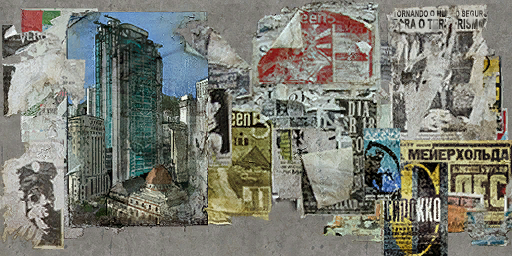
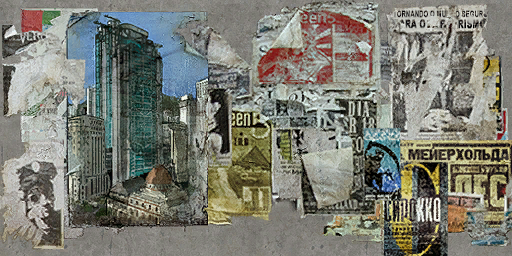
The second 512x256 image is a revision of the first. Changes to its layers:
renamed "efeito" to "Camada 1", moved it above "efeito", painted on it over (393, 9, 487, 31)
painted on "efeito" (1st of 2, in "posters" › "texto") over (393, 9, 487, 31)
moved "Tornando o Mundo Seguro" above "efeito", painted on it over (394, 10, 487, 18)
painted on "efeito" (2nd of 2, in "posters" › "texto") over (393, 9, 487, 27)
painted on "para o Terrorismo" over (393, 18, 485, 30)
painted on "Camada 0 cópia" over (437, 9, 447, 21)
